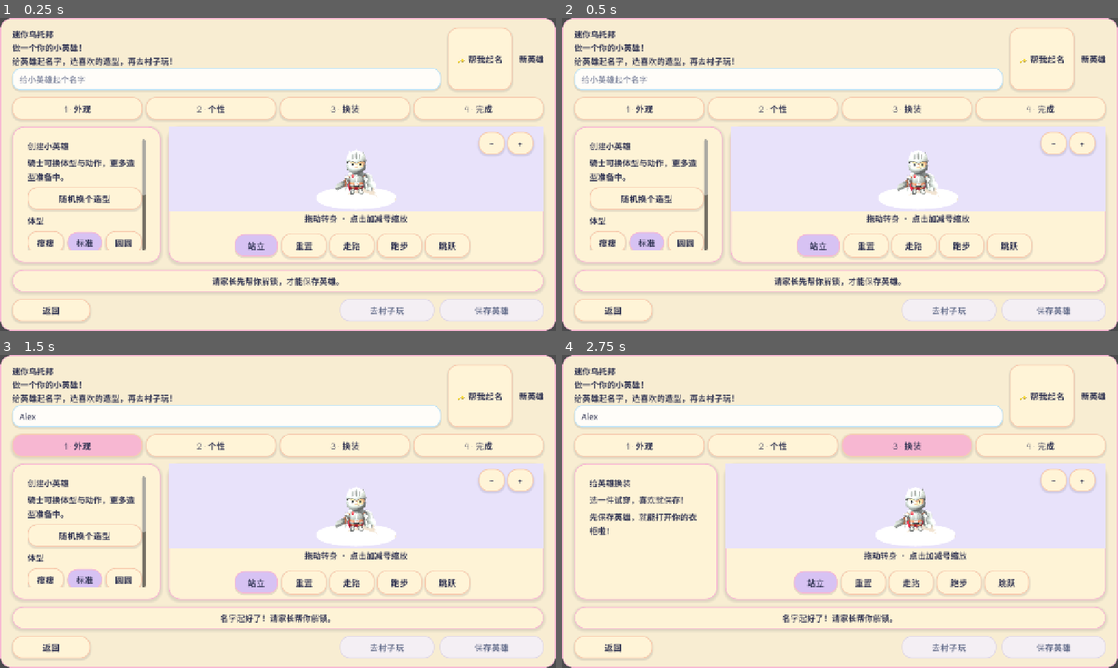
Above: before the commit, frames 1-4 (two rows, left to right).
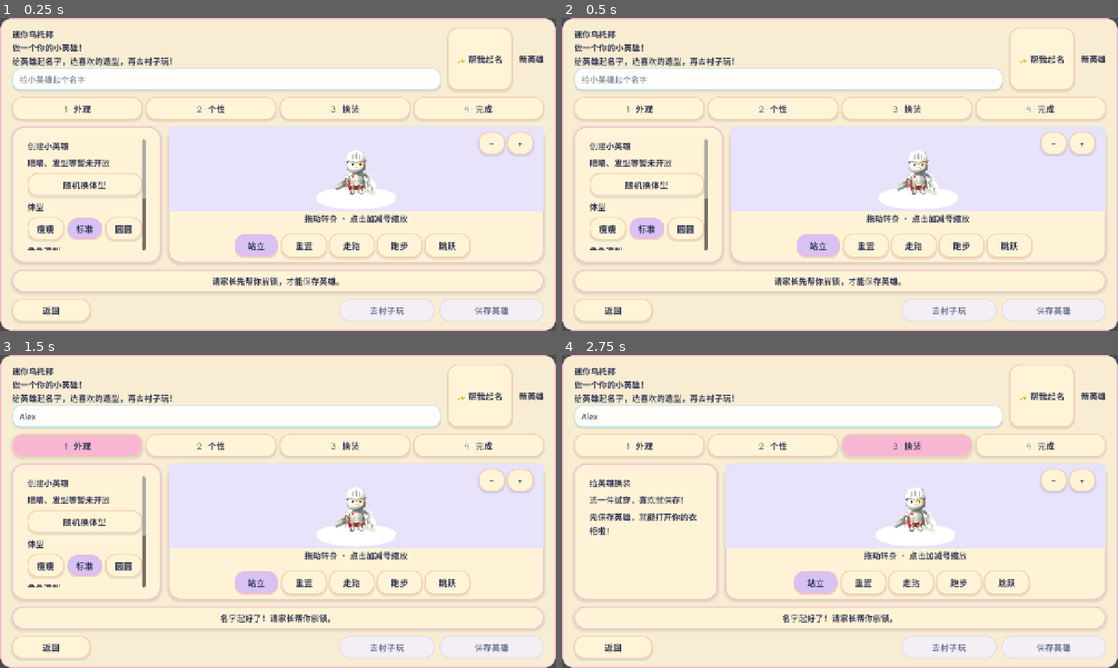
Above: after the commit, the same moments.

Repository: Mrlukahuang/mini-utopia-studio
Game: Godot game, scene res://scenes/character_creator.tscn
Same seed, same stepped clock (60 frames per second), same inputs: the game is played once before the commit and once after it. This scene is started directly instead of the project's main scene.
Inputs (mouse positions are in pixels of both pictures, inside the frame that each line leads up to):
- Up to frame 1 (0.25 s): no input
- Up to frame 2 (0.5 s): no input
- Up to frame 3 (1.5 s): click (227, 417) at 0.52 s; type "Alex" at 0.6 s; click "1 · 外观" at 1.25 s
- Up to frame 4 (2.75 s): click "3 · 换装" at 2 s

The runs differ from the first frame. In frame 1, 2.3% of the frame differs, in the area x 5-27%, y 45-75%; in frame 2, 2.3%; in frame 3, 2.3%; in frame 4, nothing differs.

Commit message:
V1-W15-03: shorten Knight notice and make random width visibly change only

Diff:
--- a/godot/scenes/character_creator.tscn
+++ b/godot/scenes/character_creator.tscn
@@ -140,13 +140,13 @@
 
 [node name="Hint" type="Label" parent="RootMargin/MainColumn/CreatorBody/ChoicePanel/Margin/Scroll/Content"]
 layout_mode = 2
-text = "骑士可换体型与动作，更多造型准备中。"
+text = "眼睛、发型等暂未开放"
 autowrap_mode = 2
 
 [node name="RandomLookButton" type="Button" parent="RootMargin/MainColumn/CreatorBody/ChoicePanel/Margin/Scroll/Content"]
 custom_minimum_size = Vector2(0, 52)
 layout_mode = 2
-text = "随机换个造型"
+text = "随机换体型"
 
 [node name="BodyLabel" type="Label" parent="RootMargin/MainColumn/CreatorBody/ChoicePanel/Margin/Scroll/Content"]
 layout_mode = 2
--- a/godot/scripts/character_creator_shell.gd
+++ b/godot/scripts/character_creator_shell.gd
@@ -275,7 +275,7 @@
         _refresh_outfit_choices()
     else:
         heading.text = "创建小英雄"
-        hint.text = "骑士可换体型与动作，更多造型准备中。"
+        hint.text = "眼睛、发型等暂未开放"
         _hide_unavailable_knight_choices()
     choice_scroll.scroll_vertical = 0
 
@@ -594,20 +594,13 @@
 
 
 func _on_random_look_pressed() -> void:
-    var species := String(MiniUtopiaCreatorAvatarCatalog.SPECIES_OPTIONS.keys().pick_random())
-    var allowed_surfaces := MiniUtopiaCreatorAvatarCatalog.allowed_surface_ids(species)
-    var allowed_eyes := MiniUtopiaCreatorAvatarCatalog.allowed_eye_ids(species)
-    var allowed_hair := MiniUtopiaCreatorAvatarCatalog.allowed_hair_ids(species)
-    var colors := COLOR_BUTTONS.values()
-    _draft_appearance["species_head_id"] = species
-    _draft_appearance["body_type"] = String(MiniUtopiaCreatorAvatarCatalog.BODY_OPTIONS.keys().pick_random())
-    _draft_appearance["surface_type"] = String(allowed_surfaces.pick_random())
-    _draft_appearance["eye_style_id"] = String(allowed_eyes.pick_random())
-    _draft_appearance["hair_style_id"] = String(allowed_hair.pick_random())
-    _draft_appearance["surface_color_hex"] = String(colors.pick_random())
-    _draft_appearance["eye_color_hex"] = String(colors.pick_random())
-    _draft_appearance["hair_color_hex"] = String(colors.pick_random())
-    _commit_live_appearance("🎲 新造型！喜欢就保存吧。")
+    # The official Knight has no interchangeable species/head/eyes/hair meshes.
+    # Randomize only a body width the child can actually see, and always choose
+    # a different width. Preserve legacy saved identity and all other IDs.
+    var choices := MiniUtopiaCreatorAvatarCatalog.BODY_OPTIONS.keys()
+    choices.erase(String(_draft_appearance.get("body_type", "standard")))
+    _draft_appearance["body_type"] = String(choices.pick_random())
+    _commit_live_appearance("🎲 体型换好啦！喜欢就保存吧。")
 
 
 func _on_hand_style_pressed(style: String) -> void:
--- a/godot/tests/creator_new_hero_smoke.gd
+++ b/godot/tests/creator_new_hero_smoke.gd
@@ -132,9 +132,25 @@
         _fail("actual Knight body width choices were hidden")
         return
     var hint := content.get_node("Hint") as Label
-    if hint.text != "骑士可换体型与动作，更多造型准备中。":
+    if hint.text != "眼睛、发型等暂未开放":
         _fail("Knight does not explain unavailable looks")
         return
+    var original_look: Dictionary = scene._draft_appearance.duplicate(true)
+    scene._on_random_look_pressed()
+    if String(scene._draft_appearance.get("body_type", "")) == String(original_look.get("body_type", "")):
+        _fail("random body choice did not visibly change Knight width")
+        return
+    for identity_field in [
+        "species_head_id", "surface_type", "eye_style_id",
+        "hair_style_id", "surface_color_hex", "eye_color_hex", "hair_color_hex",
+    ]:
+        if scene._draft_appearance.get(identity_field) != original_look.get(identity_field):
+            _fail("random body choice changed unsupported saved field: " + identity_field)
+            return
+    scene._draft_appearance = original_look
+    scene.avatar_stage.apply_appearance(original_look)
+    scene._appearance_dirty = false
+    scene._refresh_look_controls()
 
     var name_input := scene.get_node(
         "RootMargin/MainColumn/HeaderRow/TitleColumn/HeroNameInput"
